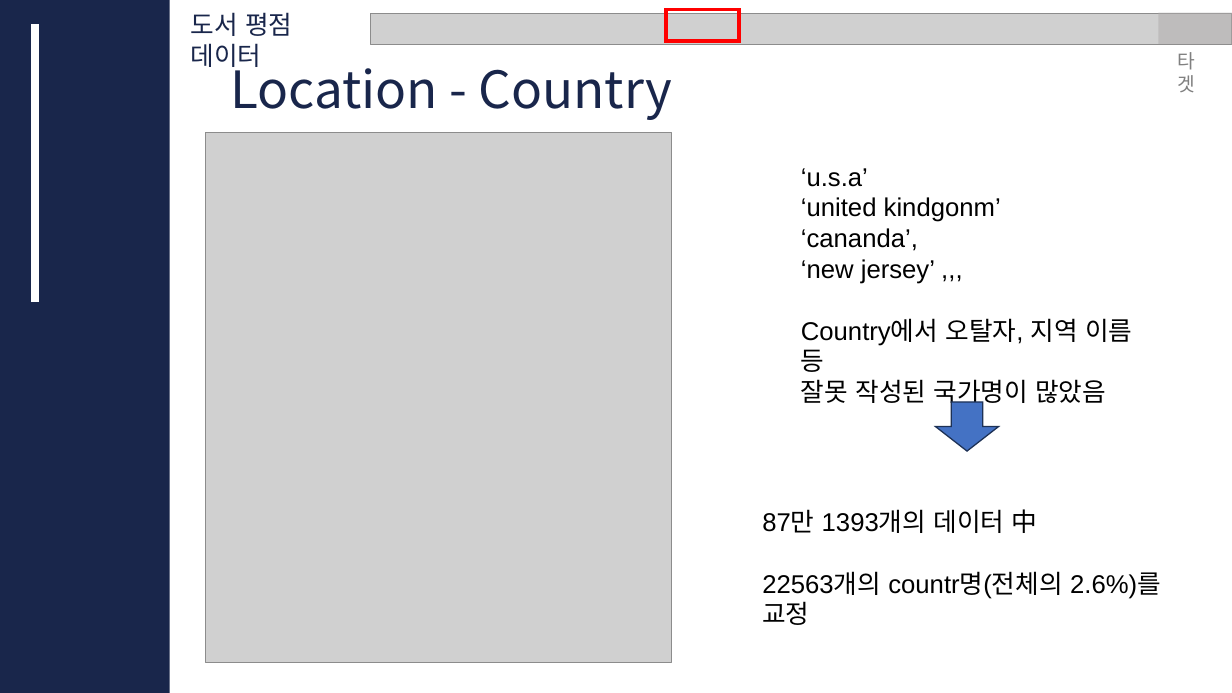
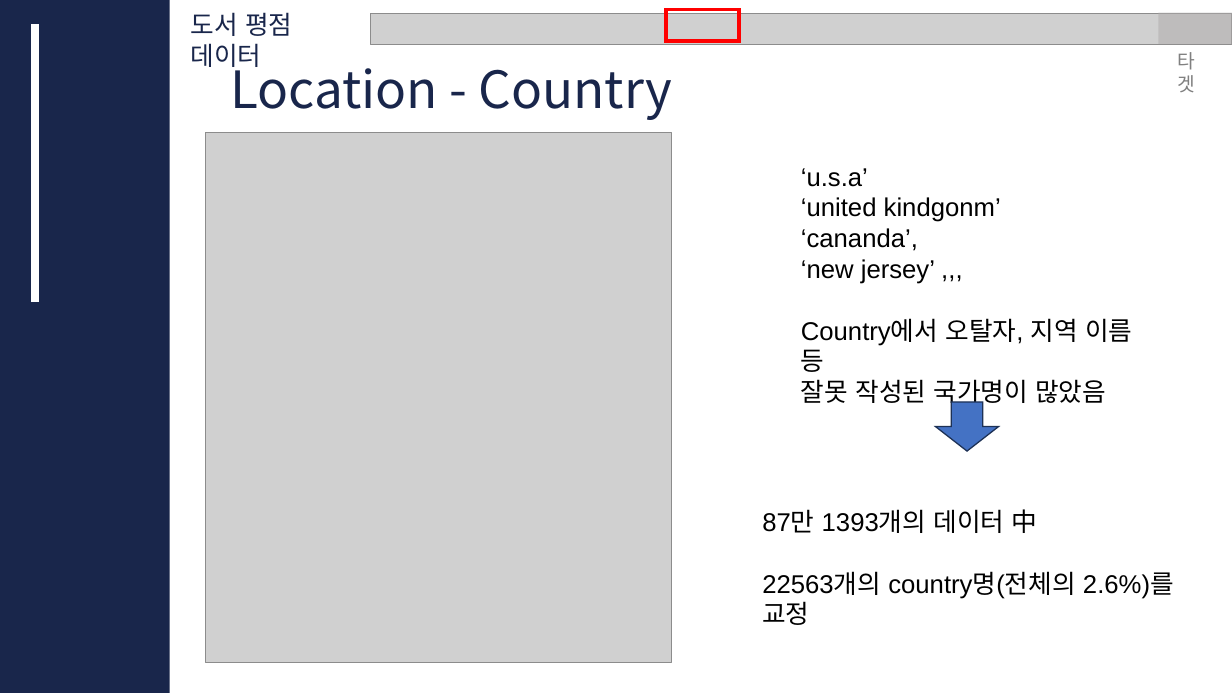
Before and after one commit to CUAI-CAU/2023-2_Project_DA_Team1, a slide deck: slide 10 of CUAI_DAT1 .pptx. Drawn at 1232x693 pixels with LibreOffice and Linux fonts; fonts in the diff are those of the drawing; grey boxes stand for pictures; background and template pictures are left out. Boxes give left, top, right and bottom in pixels: in the first picture for what was removed or moved away, otherwise in the second. Text is boxed around its words. In the diff, an @@ line names an element or a change of style, - is before the commit and + after.

```diff
--- a/CUAI_DAT1 .pptx
+++ b/CUAI_DAT1 .pptx
@@ text at [762,572,1174,625]: text changed @@
-22563개의 countr명(전체의 2.6%)를 교정
+22563개의 country명(전체의 2.6%)를 교정
```
Also in this commit, not shown: 2 other slides changed.
